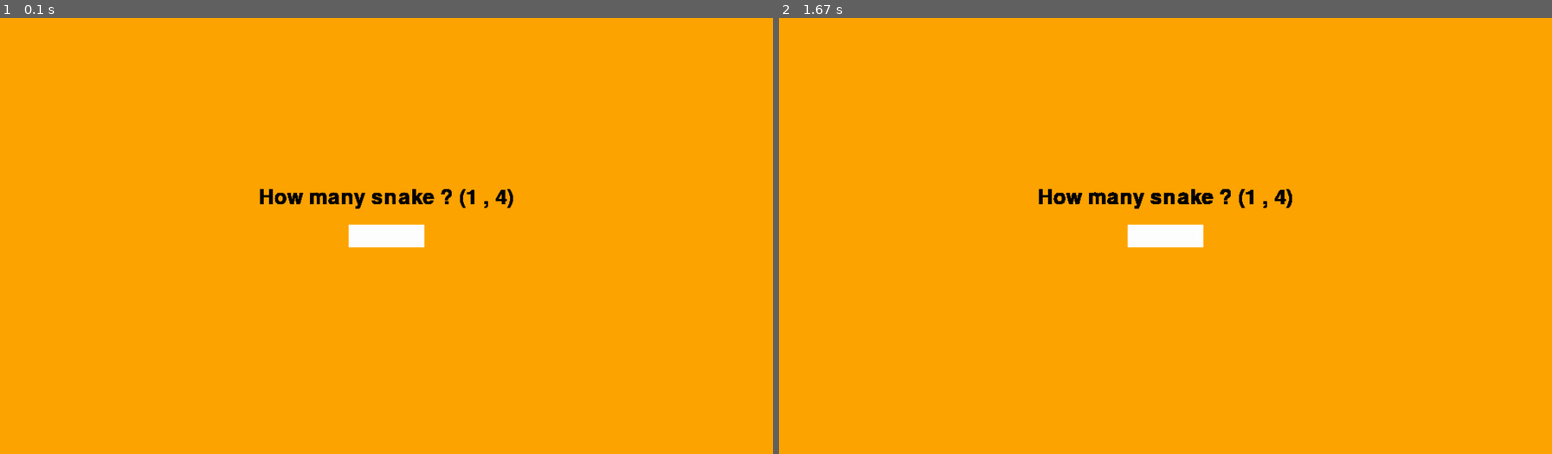
Above: before the commit, frames 1-2 (left to right).
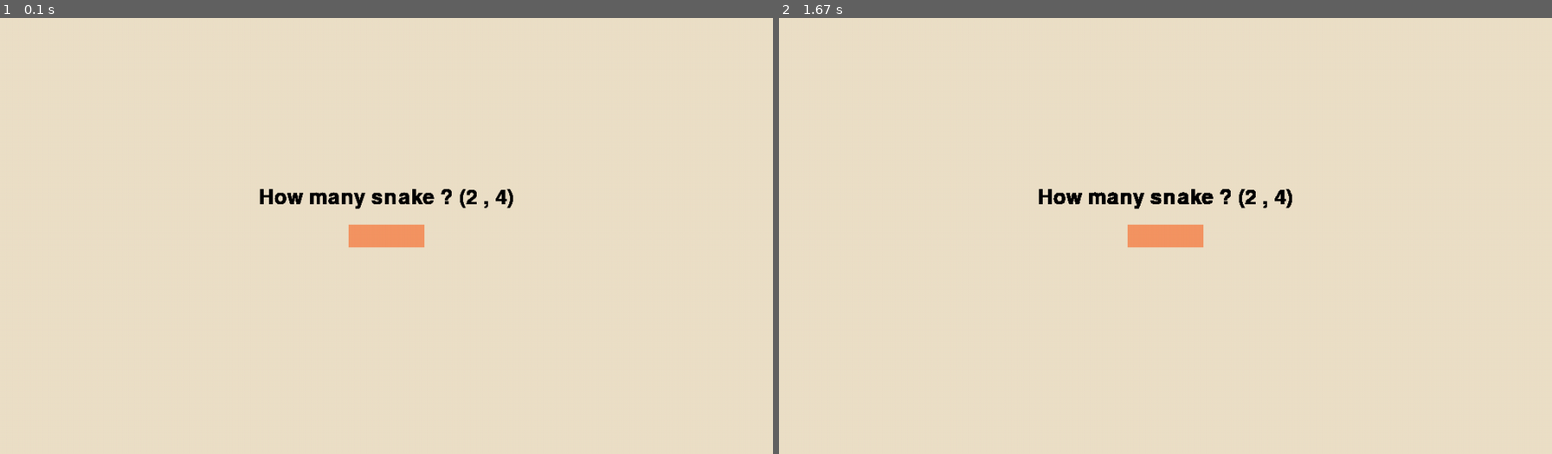
Above: after the commit, the same moments.

Repository: AlirezaSaadatmand/Mega_Snake_Game
Game: pygame game, started from Mega snake pygame.py
Two runs of this game, one before a commit and one after it. Both use one fixed random seed, a clock stepped at 60 frames per second and the inputs below.
Inputs:
- Up to frame 1 (0.1 s): no input
- Up to frame 2 (1.67 s): hold Backspace 0.33-0.8 s

The runs differ from the first frame. In frame 1, 100% of the frame differs, in the area x 0-100%, y 0-100%; in frame 2, 100%.

Commit message:
update colors and readme

Diff:
--- a/Mega snake pygame.py
+++ b/Mega snake pygame.py
@@ -70,6 +70,7 @@
         elif len(snake.parts) == count:
             s += f" , {snake.color}"
     return s
+
 def draw():
     if not gameOver:
         for food in foods:
@@ -81,7 +82,7 @@
         time_text = time_text.render(f"{counter // 120}" , "white" , True)
         screen.blit(time_text , (WIDTH - 50 , 30))
     else:
-        screen.fill("green")
+        screen.fill("#eee4da")
         screen.blit(end_game_surface , end_game_rect)
         pos = 1
         width = WIDTH // 1.5
@@ -115,20 +116,20 @@
 
 pygame.init()
 screen = pygame.display.set_mode( (WIDTH , HEIGHT) )
-screen.fill("orange")
+screen.fill("#ede0c8")
 pygame.display.set_caption("Mega Snake")
 clock = pygame.time.Clock()
 
 begin_text = pygame.font.Font(None , 40)
-begin_text = begin_text.render("How many snake ? (1 , 4)" , "black" , False)
+begin_text = begin_text.render("How many snake ? (2 , 4)" , "black" , False)
 begin_text_rect = begin_text.get_rect(center = (WIDTH / 2 , HEIGHT / 2 - 50))
 
 sur = pygame.Surface( (100 , 30) )
-sur.fill("white")
+sur.fill("#f59563")
 sur_rect = sur.get_rect(center = (WIDTH / 2 , HEIGHT / 2))
 
 end_game_surface = pygame.Surface( (WIDTH // 1.5 , HEIGHT // 4) )
-end_game_surface.fill("lightgreen")
+end_game_surface.fill("#c1b3a4")
 end_game_rect = end_game_surface.get_rect(center = (WIDTH // 2 , HEIGHT // 2))
 
 
@@ -167,7 +168,7 @@
                     text += str(event.unicode)
                 if event.key == pygame.K_BACKSPACE and len(text) > 0:
                     text = text[:-1]
-                if event.key == pygame.K_SPACE and 1 <= int(text) <= 4:
+                if event.key == pygame.K_SPACE and 2 <= int(text) <= 4:
                     create_sanke(screen , int(text))
                     intro = False
 
@@ -186,7 +187,7 @@
         if not gameOver:
 
             if counter % 12 == 0:
-                screen.fill("orange")
+                screen.fill("#ede0c8")
 
                 while len(foods) < food_count:
                     create_food(screen)
--- a/classes/Food.py
+++ b/classes/Food.py
@@ -10,6 +10,6 @@
 
     def draw(self):
         sur = pygame.Surface( (self.UNIT , self.UNIT) )
-        sur.fill("red")
+        sur.fill("brown")
         sur_rect = sur.get_rect(topleft = (self.x , self.y))
         self.screen.blit(sur , sur_rect)
Not shown, changed: README.md
